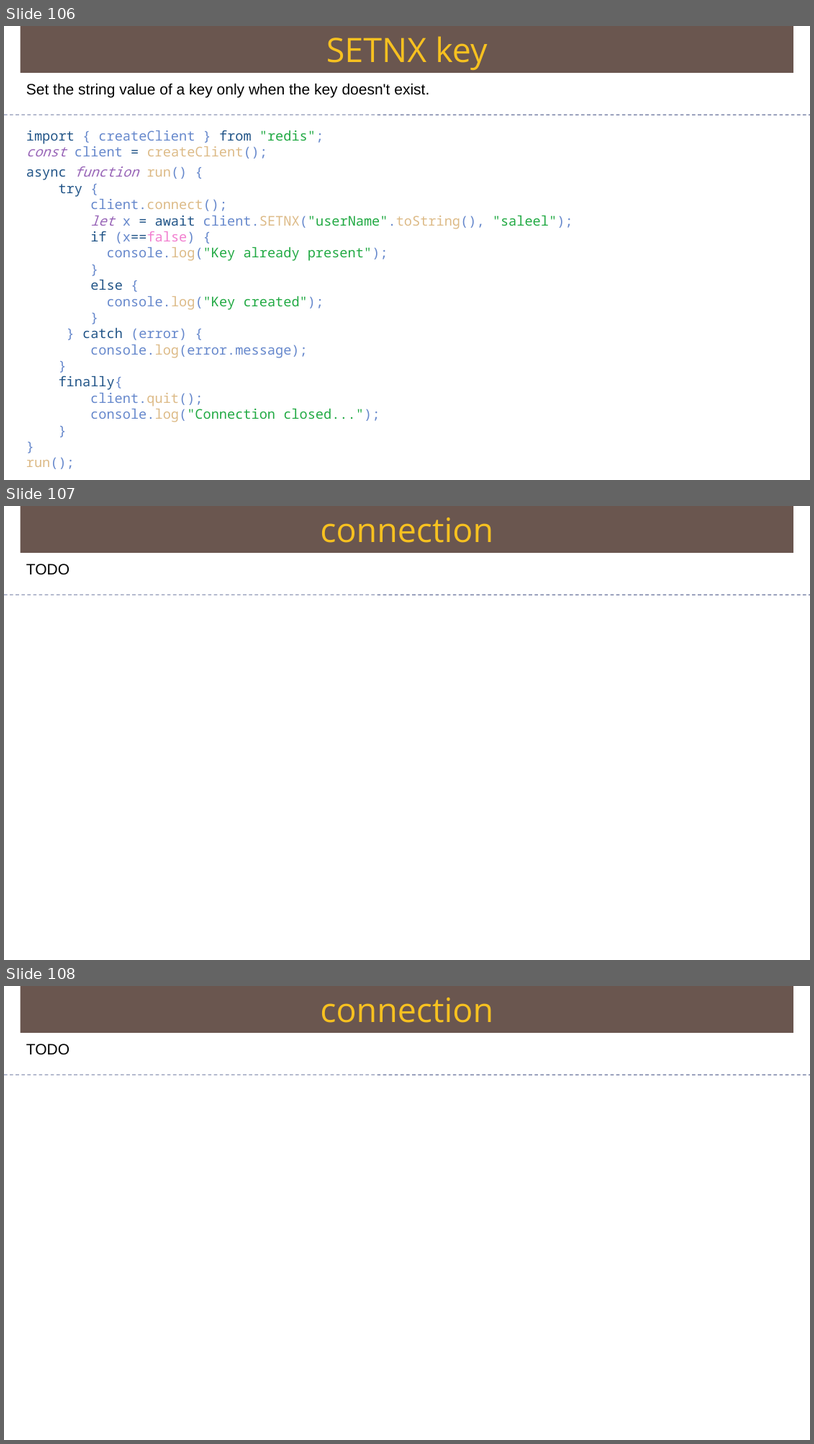
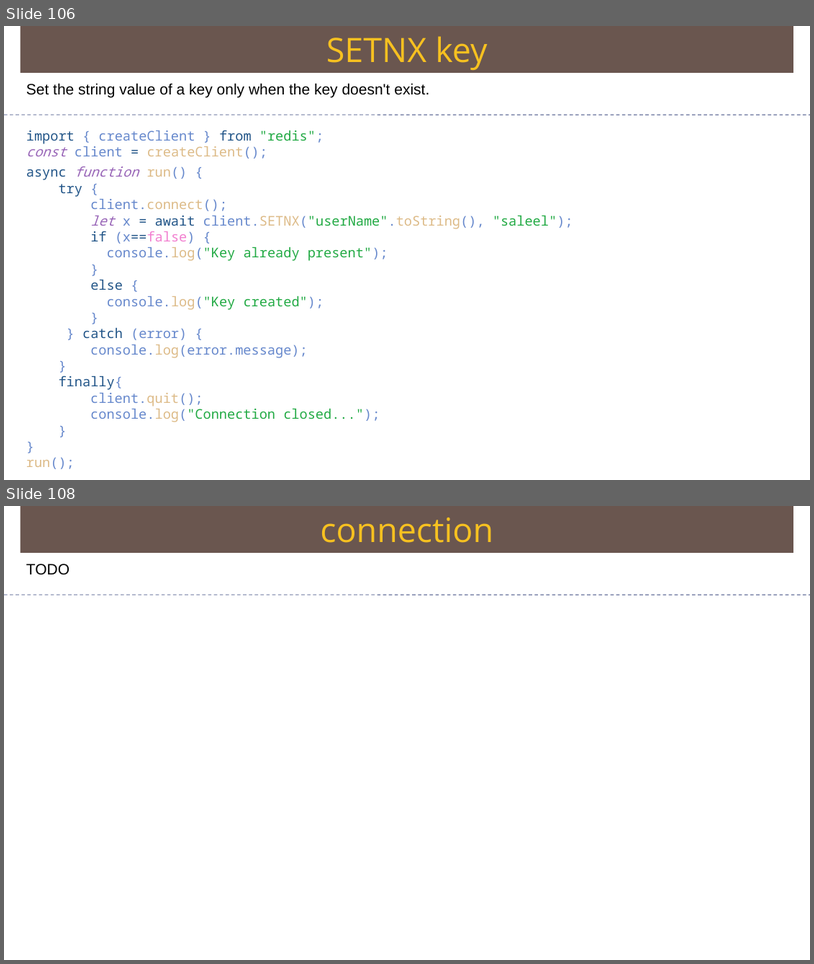
Before and after one commit to Saleel-Bagde/PPT-s, a slide deck: redis Ver2.pptx. Shown one above the other, each under a label of ours: slides 106, 107 and 108 before the commit, slides 106 and 108 after it; the slides between them are not shown. The pictures are 814x1444 and 814x964 pixels, drawn with LibreOffice and Linux fonts; fonts in the diff are those of the drawing. Boxes give left, top, right and bottom in pixels: in the first picture for what was removed or moved away, otherwise in the second. Text is boxed around its words. In the diff, an @@ line names an element or a change of style, - is before the commit and + after.

```diff
--- a/redis Ver2.pptx
+++ b/redis Ver2.pptx
@@ slide 107 removed at (x1=4, y1=506, x2=810, y2=960), background #FFFFFF @@
@@ rectangle removed at (x1=21, y1=506, x2=794, y2=553) @@
-connection
@@ text removed at (x1=26, y1=564, x2=70, y2=575) @@
-TODO
@@ line removed from (4, 595) to (810, 595) @@
```
Also in this commit, not shown: 1 slide added.
